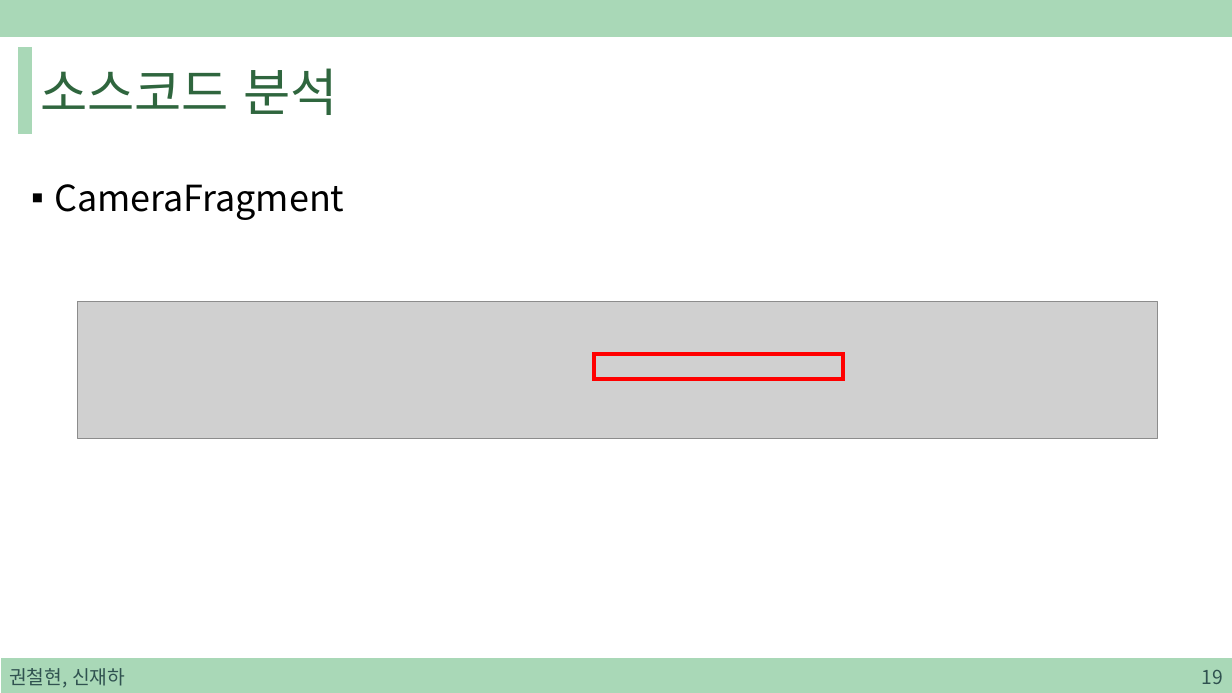
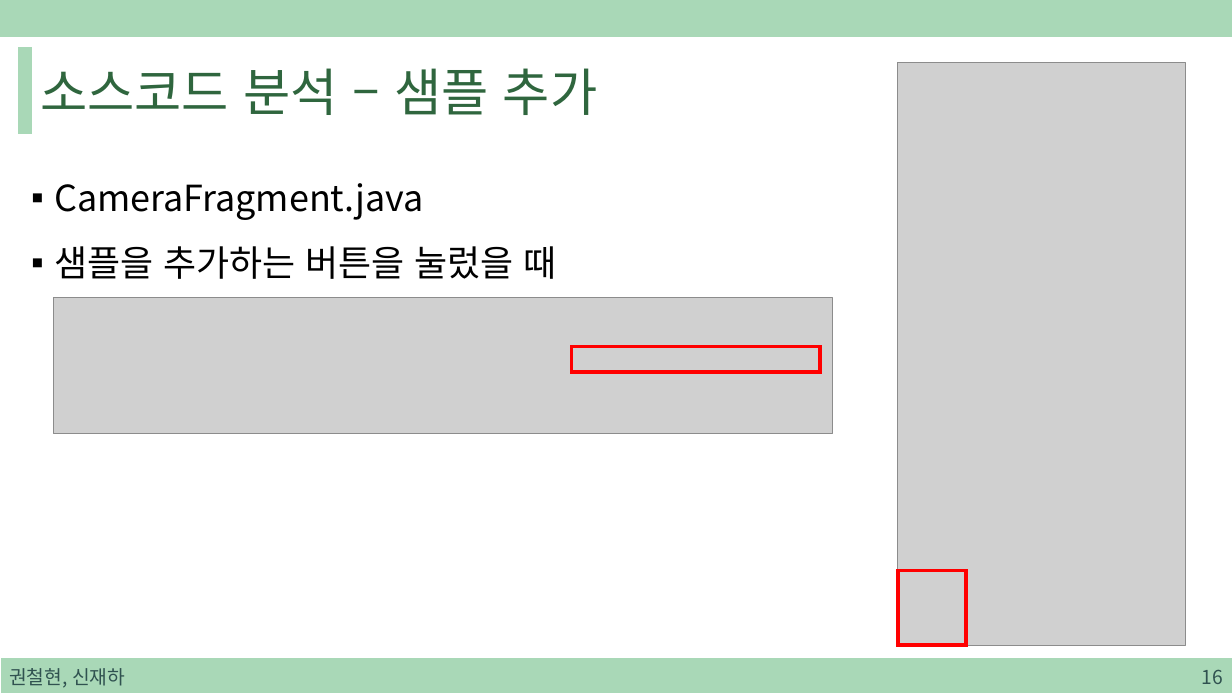
Before and after one commit to sjh4287/capston, a slide deck: slide 16 of 2022.01.21/On-Device Training.pptx (slide 19 before the commit). Drawn at 1232x693 pixels with LibreOffice and Linux fonts; fonts in the diff are those of the drawing; grey boxes stand for pictures. Boxes give left, top, right and bottom in pixels: in the first picture for what was removed or moved away, otherwise in the second. Text is boxed around its words. In the diff, an @@ line names an element or a change of style, - is before the commit and + after.

```diff
--- a/2022.01.21/On-Device Training.pptx
+++ b/2022.01.21/On-Device Training.pptx
@@ title at bbox=[41, 68, 597, 115]: text changed @@
-소스코드 분석
+소스코드 분석 – 샘플 추가
@@ picture added at bbox=[898, 62, 1186, 645] @@
@@ text at bbox=[54, 183, 556, 279]: text changed @@
-▪ CameraFragment
+▪ CameraFragment.java
+▪ 샘플을 추가하는 버튼을 눌렀을 때
@@ picture: place and size @@
-picture at bbox=[78, 302, 1158, 439]
+picture at bbox=[54, 298, 833, 434]
@@ rectangle: place and size @@
-rectangle at bbox=[594, 354, 843, 379]
+rectangle at bbox=[572, 347, 821, 372]
@@ rectangle added at bbox=[898, 570, 967, 644], outline #FF0000 3 pt @@
@@ page number at bbox=[1201, 670, 1222, 684]: text changed @@
-19
+16
```
Also in this commit, not shown: 22 other slides changed, 8 slides removed.
